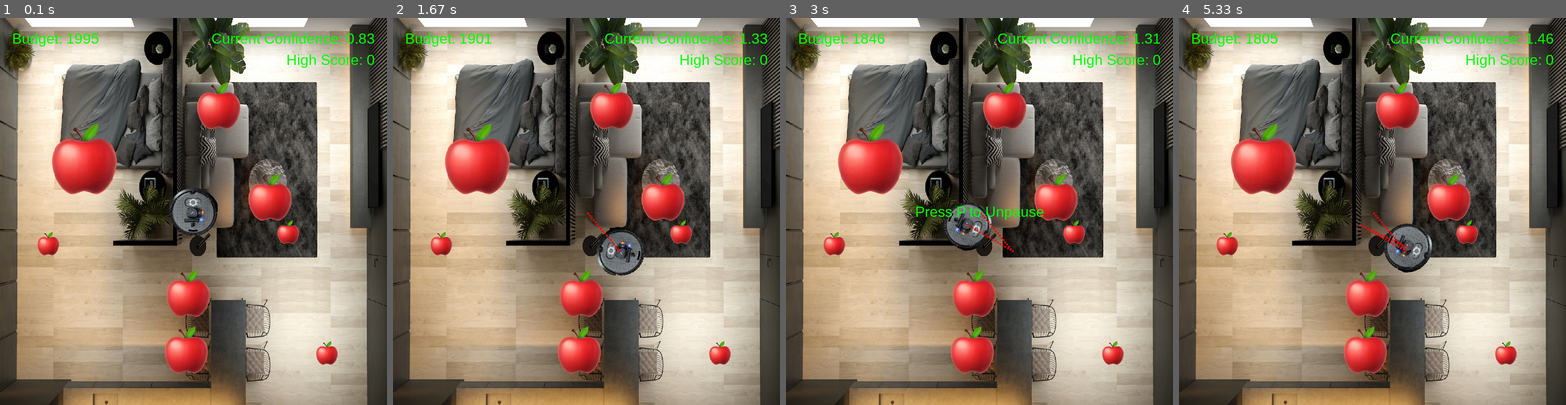
Above: before the commit, frames 1-4 (left to right).
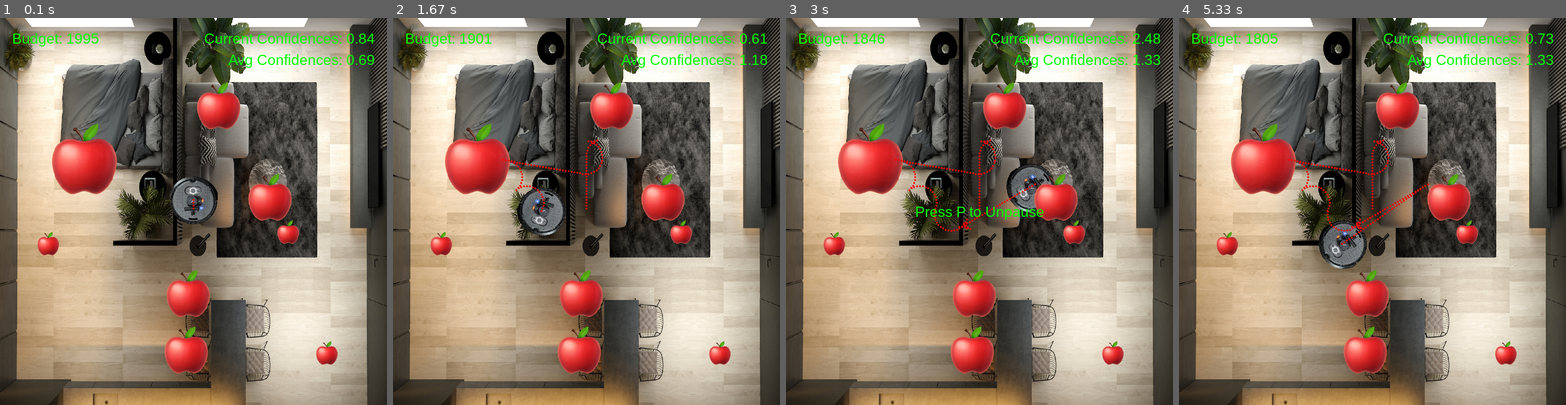
Above: after the commit, the same moments.

Repository: Anwealso/ReLOaD
Game: pygame game, started from SimpleSim/main.py
Two runs of this game, one before a commit and one after it. Both use one fixed random seed, a clock stepped at 60 frames per second and the inputs below.
Inputs:
- Up to frame 1 (0.1 s): no input
- Up to frame 2 (1.67 s): hold Right 0.33-0.8 s; hold Up 0.83-1.13 s; hold Right 1.17-1.63 s
- Up to frame 3 (3 s): hold Left 1.67-2.2 s; hold Down 2.23-2.53 s; hold P 2.57-2.97 s; hold Left 2.57-2.97 s
- Up to frame 4 (5.33 s): hold Tab 3.43-3.8 s; hold P 4.63-5 s; hold Up from 5.03 s (still down)

The runs differ from the first frame. In frame 1, 2.1% of the frame differs, in the area x 43-97%, y 3-57%; in frame 2, 3.3%; in frame 3, 3.1%; in frame 4, 3.5%, in the area x 28-97%, y 3-66%.

Commit message:
Implemented RL agent ready game loop. Added more documentation to Game class

Diff:
--- a/SimpleSim/main.py
+++ b/SimpleSim/main.py
@@ -243,71 +243,113 @@
     A class to handle all of the data structures and logic of the game
     """
     def __init__(self, starting_budget, num_targets, player_fov):
+        """
+        Initialises a Game instance
+
+        Args:
+            starting_budget (int): The budget the agent will start each episode
+                of the game with.
+            num_targets (int): The number of targets in the game for the agent
+                to identify.
+            player_fov (int): The FOV of the robot (in degrees)
+        Returns:
+            None
+        """
         self.starting_budget = starting_budget
         self.num_targets = num_targets
 
         self.gameover = False
         self.paused = False
         self.budget = self.starting_budget
-        self.score = 0
-        self.high_score = 0
+        # self.score = 0
+        # self.high_score = 0
         self.count = 0
         self.run = True
 
         self.robot = Robot(player_fov)
         self.targets = []
         # 1D array of confidences on each object at current timestep
-        self.current_confidences = []
+        self.current_confidences = np.zeros((self.num_targets, 1))
         # 2D array of confidences on each object at each timestep
-        self.confidences = []
+        self.confidences = np.zeros((self.num_targets, 1))
+        # 1D array of confidences on each object avg over all past timesteps
+        self.avg_confidences = np.zeros((self.num_targets, 1))
+        # Note: Using avg might cause agent to simply find the best spot with
+        # the most objects in view and camp there to farm for max score
 
         self.spawn_targets(self.num_targets)
 
     def reset(self):
+        """
+        Resets the game to its initial state
+
+        Args:
+            None
+        Returns:
+            None
+        """
         self.gameover = False
         self.budget = self.starting_budget
         self.targets.clear()
         self.spawn_targets(self.num_targets)
         self.robot.reset()
 
-        self.current_confidences = []
-        self.confidences = []
-
-        if self.score > self.high_score:
-            self.high_score = self.score
-        self.score = 0
-
-    def get_state(self):
-        state_dict = {}
-
-        state_dict["current_confidences"] = self.current_confidences
-        state_dict["confidences"] = self.confidences
-        self.gameover = False
-        self.budget = self.starting_budget
-        self.targets.clear()
-        self.spawn_targets(self.num_targets)
-        self.robot.reset()
-
-        self.current_confidences = []
-        self.confidences = []
-
-        if self.score > self.high_score:
-            self.high_score = self.score
-        self.score = 0
-
-        return state_dict
+        self.current_confidences = np.zeros((self.num_targets, 1))
+        self.confidences = np.zeros((self.num_targets, 1))
+        self.count = 0
+
+        # if self.score > self.high_score:
+        #     self.high_score = self.score
 
     def spawn_targets(self, num_to_spawn):
         """
         Spawn objects to identify
+
+        Args:
+            num_to_spawn (int): Number of targets to spawn in the game
+        Returns:
+            None
         """
         for _ in range(0, num_to_spawn):
             ran = random.choice([1,1,1,2,2,3])
             self.targets.append(Target(ran))
 
+    def detect_targets(self):
+        """
+        Looks for objects in the view of the player and detects them
+
+        Args:
+            None
+        Returns:
+            None
+        """
+        numSeen = 0
+
+        # Get which of the objects are in the FOV
+        for i in range(0, len(self.targets)):
+            target = self.targets[i]
+
+            if self.robot.can_see(target):
+                numSeen+=1
+                # Assign a non-zero confidence for those in view
+                confidence = self.robot.get_confidence(target)
+
+            else:
+                # Assign confidence of 0 for those out of view
+                confidence = 0
+            self.current_confidences[i] = confidence
+
+        self.avg_confidences = (np.add(self.avg_confidences.dot(self.count), self.current_confidences)) / (self.count + 1)
+        np.append(self.confidences, self.current_confidences, axis=1)
+
     def redraw_game_window(self):
         """
         Main render function
+
+        Args:
+            None
+        Returns:
+            None
         """
         win.blit(bg, (0,0))
 
@@ -325,8 +367,8 @@
         budget_text = font.render('Budget: ' + str(self.budget), 1, (0, 255, 0))
         play_again_text = font.render('Press Tab to Play Again', 1, (0, 255, 0))
         pause_text = font.render('Press P to Unpause', 1, (0, 255, 0))
-        score_text = font.render('Current Confidence: ' + str(round(np.sum(self.current_confidences), 2)), 1, (0, 255, 0))
-        high_score_text = font.render('High Score: ' + str(self.high_score), 1, (0, 255, 0))
+        score_text = font.render('Current Confidences: ' + str(round(np.sum(self.current_confidences), 2)), 1, (0, 255, 0))
+        high_score_text = font.render('Avg Confidences: ' + str(round(np.sum(self.avg_confidences), 2)), 1, (0, 255, 0))
         # high_score_text = font.render('Time Weighted Confidence: ' + str(int(np.sum(self.confidences))), 1, (255, 255, 255))
 
         if self.paused:
@@ -338,94 +380,157 @@
         win.blit(high_score_text, (sw - high_score_text.get_width() -25, 35 + score_text.get_height()))
         pygame.display.update()
 
-    def detect_targets(self):
-        """
-        Looks for objects in the view of the player and detects them
-        """
-        numSeen = 0
-        self.current_confidences = []
-
-        # Get which of the objects are in the FOV
-        for i in range(0, len(self.targets)):
-            target = self.targets[i]
-
-            if self.robot.can_see(target):
-                numSeen+=1
-                # Assign a non-zero confidence for those in view
-                confidence = self.robot.get_confidence(target)
-
-            else:
-                # Assign confidence of 0 for those out of view
-                confidence = 0
-            # print(f"Target {i}: {confidence}")
-
-            self.current_confidences.append(confidence)
-
-        # print(f"numSeen: {numSeen}\n")
-
-        self.confidences.append(self.current_confidences)
+    def get_state(self):
+        """
+        Gets the current state of the game
+
+        Args:
+            None
+        Returns:
+            (dict) a dictionary containing all the state variables
+        """
+
+        state_dict = {}
+
+        state_dict["count"] = self.count
+        # state_dict["avg_confidences"] = self.avg_confidences
+        state_dict["budget"] = self.budget
+        # state_dict["object_positions"] = self.get_object_positions()
+        # object_positions is a tuple containing posiiton and orientation
+        # (x, y, angle) (angle in unit circle format)
+        state_dict["current_confidences"] = self.current_confidences
+
+        return state_dict
 
     def get_reward(self):
         """
-        Get the rewaard for this step, based on the time-weighted confidences
-        """
-        reward = np.mean(self.confidences)
-        return reward
-
-    def run_game(self):
+        Get the reward for this step, based on the time-weighted confidences
+
+        Args:
+            None
+        Returns:
+            (np.ndarray) the avg_confidences vector
+        """
+        return self.avg_confidences
+
+    def perform_action(self, action):
+        """
+        Given an action tuple, execute the action in the environment.
+        Action is given as tuple (["F"/"B"/None], ["L"/"R"/None]).
+        """
+        movement, rotation = action
+
+        if (not self.paused) and (not self.gameover):
+            # Handle agent controls and movement
+            if rotation == "L":
+                self.robot.turn_left()
+            elif rotation == "R":
+                self.robot.turn_right()
+
+            if movement == "F":
+                self.robot.move_forward()
+            elif movement == "B":
+                self.robot.move_backward()
+
+    def perform_action_interactive(self):
+        """
+        Get player commands from keyboard and execute the action in the
+        environment.
+        """
+        if (not self.paused) and (not self.gameover):
+            # Handle player controls and movement
+            keys = pygame.key.get_pressed()
+            if keys[pygame.K_LEFT]:
+                self.robot.turn_left()
+            if keys[pygame.K_RIGHT]:
+                self.robot.turn_right()
+            if keys[pygame.K_UP]:
+                self.robot.move_forward()
+            if keys[pygame.K_DOWN]:
+                self.robot.move_backward()
+
+    def step(self):
         """
         Runs the game logic (controller)
         """
-        while self.run:
-            if (not self.paused) and (not self.gameover):
-                clock.tick(60)
-                self.count += 1
-
-                # Decrement the budget over time
-                self.budget -= 1
-
-                # Update the player potisions
-                self.robot.update_location()
-
-                # Get the detection confidences on the environment
-                # print("Detecting...")
-                self.detect_targets()
-
-                # Check gameover
-                if self.budget <= 0:
-                    self.gameover = True
-
-                # Handle player controls and movement
-                keys = pygame.key.get_pressed()
-                if keys[pygame.K_LEFT]:
-                    self.robot.turn_left()
-                if keys[pygame.K_RIGHT]:
-                    self.robot.turn_right()
-                if keys[pygame.K_UP]:
-                    self.robot.move_forward()
-                if keys[pygame.K_DOWN]:
-                    self.robot.move_backward()
-
-            # Handle menu keyboard events
-            for event in pygame.event.get():
-                if event.type == pygame.QUIT:
-                    self.run = False
-                if event.type == pygame.KEYDOWN:
-                    if event.key == pygame.K_TAB:
-                        if self.gameover:
-                            self.reset()
-
-                    if event.key == pygame.K_p:
-                        self.paused = not self.paused
-
-            # Re-render the scene
-            self.redraw_game_window()
-
+        if (not self.paused) and (not self.gameover):
+            clock.tick(60)
+            self.count += 1
+
+            # Decrement the budget over time
+            self.budget -= 1
+
+            # Update the player potisions
+            self.robot.update_location()
+
+            # Get the detection confidences on the environment
+            # print("Detecting...")
+            self.detect_targets()
+
+            # Check gameover
+            if self.budget <= 0:
+                self.gameover = True
+
+            # Handle player controls and movement
+            keys = pygame.key.get_pressed()
+            if keys[pygame.K_LEFT]:
+                self.robot.turn_left()
+            if keys[pygame.K_RIGHT]:
+                self.robot.turn_right()
+            if keys[pygame.K_UP]:
+                self.robot.move_forward()
+            if keys[pygame.K_DOWN]:
+                self.robot.move_backward()
+
+        # Handle menu keyboard events
+        for event in pygame.event.get():
+            if event.type == pygame.QUIT:
+                self.run = False
+            if event.type == pygame.KEYDOWN:
+                if event.key == pygame.K_TAB:
+                    if self.gameover:
+                        self.reset()
+
+                if event.key == pygame.K_p:
+                    self.paused = not self.paused
+
+        # Re-render the scene
+        self.redraw_game_window()
 
 # ---------------------------------------------------------------------------- #
 #                                     MAIN                                     #
 # ---------------------------------------------------------------------------- #
 if __name__ == "__main__":
     game = Game(STARTING_BUDGET, NUM_TARGETS, PLAYER_FOV)
-    game.run_game()
+
+    state = {}
+    action = (None, None)
+    last_reward = []
+
+    while game.run:
+        # Get the games state
+        state = game.get_state()
+
+        # Get the agent's action
+        last_conf_sum = np.sum(last_reward)
+        current_conf_sum = np.sum(state["current_confidences"])
+        if (current_conf_sum > last_conf_sum):
+            action = ("F", "None")
+        elif (current_conf_sum < last_conf_sum):
+            action = ("B", "None")
+        else:
+            action = (None, None)
+
+        # Perform the action
+        game.perform_action(action)
+
+        # Get the reward
+        last_reward = game.get_reward()
+
+        # Get optional additional user action
+        game.perform_action_interactive()
+
+        # Step the game engine
+        game.step()
+
     pygame.quit()
